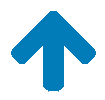
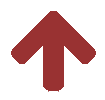
Layers edited between the first and the second 105 x 100 image:
added layer "arrowup_trans copy" above "arrowup_trans" over <box>11,11,96,92</box>
hid "arrowup_trans" over <box>11,11,96,92</box>
